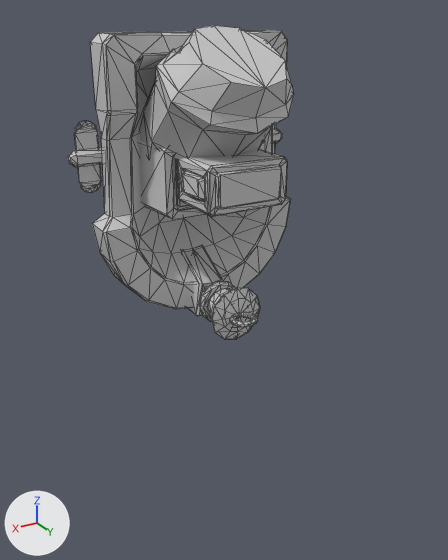
Before and after pictures for a commit that changed the FBX model MergeDefense/Assets/Arts/Model/Scene/Scene_1/scene_1_boat.FBX.
Both versions are drawn from a camera (50 mm lens) standing at (1.92, 3.49, 1.89) and looking at (0.05, 0.38, 0.34). Every picture has the same lights, and +X, +Y and +Z are marked at lower left. The first picture is the older version. Mesh edges are drawn as thin lines. Where no turn or scale is listed for an object, it has been applied to the vertices.

The scene before the commit, as lines of its bpy script (objects in view):
```python
me_mesh = bpy.data.meshes.new('Mesh')
me_mesh.from_pydata(...)  # 843 vertices, 1544 faces; spans x -0.79..0.79, y -0.16..1.35, z -1.01..0.89
me_mesh.materials.append(mat_material__89)  # its picture is missing
ob_scene_1_boat = bpy.data.objects.new('scene_1_boat', me_mesh)
ob_scene_1_boat.location = (0.0, -0.643, 0.932)
```
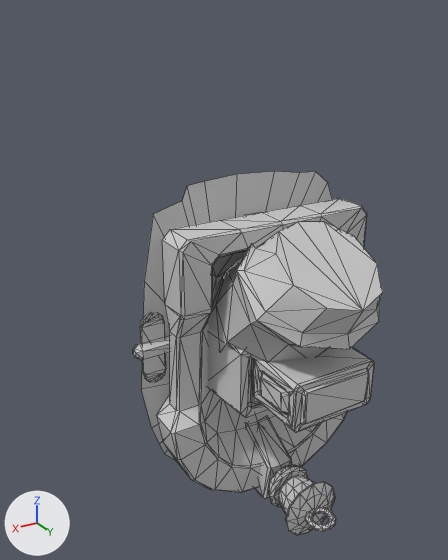
Scene script edits in JSON lines:
```json
{"block": "me_mesh", "where": "# used by ob_scene_1_boat; location = (0.0, -0.643, 0.932)"}
{"op": "remove", "block": "me_mesh", "code": "me_mesh.from_pydata(...)  # 843 vertices, 1544 faces; spans x -0.79..0.79, y -0.16..1.35, z -1.01..0.89"}
{"op": "add", "block": "me_mesh", "code": "me_mesh.from_pydata(...)  # 887 vertices, 1589 faces; spans x -0.79..0.79, y 0.05..1.56, z -1.03..1.05"}
{"block": "me_mesh", "change": "me_mesh part 1: the loose piece of 186 vertices spanning x -0.71..0.71, y -0.16..0.7, z -0.93..0.86 is moved by (0.0, 0.21, 0.0)"}
{"block": "me_mesh", "change": "me_mesh part 2: the loose piece of 33 vertices spanning x -0.12..0.12, y 0.28..0.77, z -0.97..-0.55 is moved by (0.0, 0.21, 0.0)"}
{"block": "me_mesh", "change": "me_mesh part 3: the loose piece of 18 vertices spanning x 0.44..0.79, y 0.37..0.46, z 0.09..0.19 is moved by (0.0, 0.21, 0.0)"}
{"block": "me_mesh", "change": "me_mesh part 4: the loose piece of 48 vertices spanning x 0.6..0.74, y 0.41..0.42, z -0.08..0.36 is moved by (0.0, 0.21, 0.0)"}
{"block": "me_mesh", "change": "me_mesh part 5: the loose piece of 60 vertices spanning x -0.13..0.13, y 0.88..1.1, z -0.95..-0.69 is moved by (0.0, 0.21, 0.0)"}
{"block": "me_mesh", "change": "me_mesh part 6: the loose piece of 37 vertices spanning x -0.18..0.18, y 1.08..1.12, z -1.01..-0.64 is moved by (0.0, 0.21, 0.0)"}
{"block": "me_mesh", "change": "me_mesh part 7: the loose piece of 72 vertices spanning x -0.09..0.09, y 1.09..1.26, z -0.84..-0.8 is copied, and the copy is moved by (0.0, 0.21, 0.0); it spans x -0.09..0.09, y 1.3..1.47, z -0.84..-0.8"}
{"block": "me_mesh", "change": "me_mesh part 8: the loose piece of 82 vertices spanning x -0.27..0.27, y 0.84..1.23, z -0.1..0.19 is moved by (0.0, 0.21, 0.0)"}
{"block": "me_mesh", "change": "me_mesh part 9: the loose piece of 16 vertices spanning x 0.25..0.28, y 0.9..1.15, z -0.02..0.11 is moved by (0.0, 0.21, 0.0)"}
{"block": "me_mesh", "change": "me_mesh part 10: the loose piece of 60 vertices spanning x -0.41..0.4, y 0.25..1.35, z 0.04..0.89 is moved by (0.0, 0.21, 0.0)"}
{"block": "me_mesh", "change": "me_mesh part 11: the loose piece of 18 vertices spanning x -0.79..-0.44, y 0.37..0.46, z 0.09..0.19 is moved by (0.0, 0.21, 0.0)"}
{"block": "me_mesh", "change": "me_mesh part 12: the loose piece of 48 vertices spanning x -0.74..-0.6, y 0.41..0.42, z -0.08..0.36 is moved by (0.0, 0.21, 0.0)"}
{"block": "me_mesh", "change": "me_mesh part 13: the loose piece of 48 vertices spanning x 0.0..0.38, y 0.47..0.84, z -0.22..0.27 is moved by (0.0, 0.21, 0.0)"}
{"block": "me_mesh", "change": "me_mesh part 14: a new loose piece of 44 vertices spanning x -0.77..0.73, y 0.54, z -1.03..1.05, in mat_material__89 (its picture is missing)"}
{"block": "me_mesh", "change": "me_mesh part 15: the loose piece of 37 vertices spanning x -0.15..0.15, y 0.82..0.88, z -0.97..-0.68 is deleted"}
{"block": "me_mesh", "change": "me_mesh part 16: 1 vertex moved within x 0.0, y 1.09, z -0.82; 71 vertices removed from x -0.09..0.09, y 1.09..1.26, z -0.84..-0.8; 36 vertices added at x -0.15..0.15, y 1.03..1.09, z -0.97..-0.68"}
{"block": "me_mesh", "change": "other edits to the shape of me_mesh do not show in these pictures"}
{"op": "set", "path": "ob_scene_1_boat.location", "old": "(0.0, -0.643, 0.932)", "new": "(0.0, 0.0, 0.0)"}
```

Changed parts and their boxes [x1, y1, x2, y2] in the pictures (448 x 560 px; the box of a moved part takes in the faces that stretch with it):
```json
{"object": "scene_1_boat", "change": "reshaped, moved", "before": [68, 26, 294, 339], "after": [133, 171, 383, 535], "on screen": "11% wider, 16% taller"}
{"part": 1, "of": "me_mesh", "change": "moved or reshaped", "before": [90, 30, 291, 309], "after": [156, 198, 367, 492]}
{"part": 2, "of": "me_mesh", "change": "moved or reshaped", "before": [183, 246, 223, 316], "after": [248, 418, 292, 499]}
{"part": 3, "of": "me_mesh", "change": "moved or reshaped", "before": [68, 147, 103, 167], "after": [133, 335, 170, 360]}
{"part": 4, "of": "me_mesh", "change": "moved or reshaped", "before": [74, 121, 101, 193], "after": [140, 312, 166, 382]}
{"part": 5, "of": "me_mesh", "change": "moved or reshaped", "before": [208, 288, 232, 318], "after": [278, 475, 314, 515]}
{"part": 6, "of": "me_mesh", "change": "moved or reshaped", "before": [211, 288, 260, 339], "after": [285, 482, 335, 535]}
{"part": 7, "of": "me_mesh", "change": "added", "after": [305, 507, 336, 531]}
{"part": 8, "of": "me_mesh", "change": "moved or reshaped", "before": [178, 149, 287, 217], "after": [253, 347, 374, 432]}
{"part": 9, "of": "me_mesh", "change": "moved or reshaped", "before": [182, 170, 205, 201], "after": [260, 373, 289, 414]}
{"part": 10, "of": "me_mesh", "change": "moved or reshaped", "before": [139, 26, 294, 162], "after": [208, 222, 383, 362]}
{"part": 11, "of": "me_mesh", "change": "moved or reshaped", "before": [272, 128, 282, 143], "on screen": "not visible afterwards"}
{"part": 12, "of": "me_mesh", "change": "moved or reshaped", "before": [272, 124, 276, 154], "on screen": "not visible afterwards"}
{"part": 13, "of": "me_mesh", "change": "moved or reshaped", "before": [138, 140, 205, 219], "after": [208, 327, 268, 418]}
{"part": 14, "of": "me_mesh", "change": "added", "after": [141, 171, 332, 460]}
{"part": 15, "of": "me_mesh", "change": "deleted", "before": [199, 281, 236, 321]}
{"part": 16, "of": "me_mesh", "change": "moved or reshaped", "before": [230, 312, 258, 327], "after": [268, 465, 308, 507]}
```
